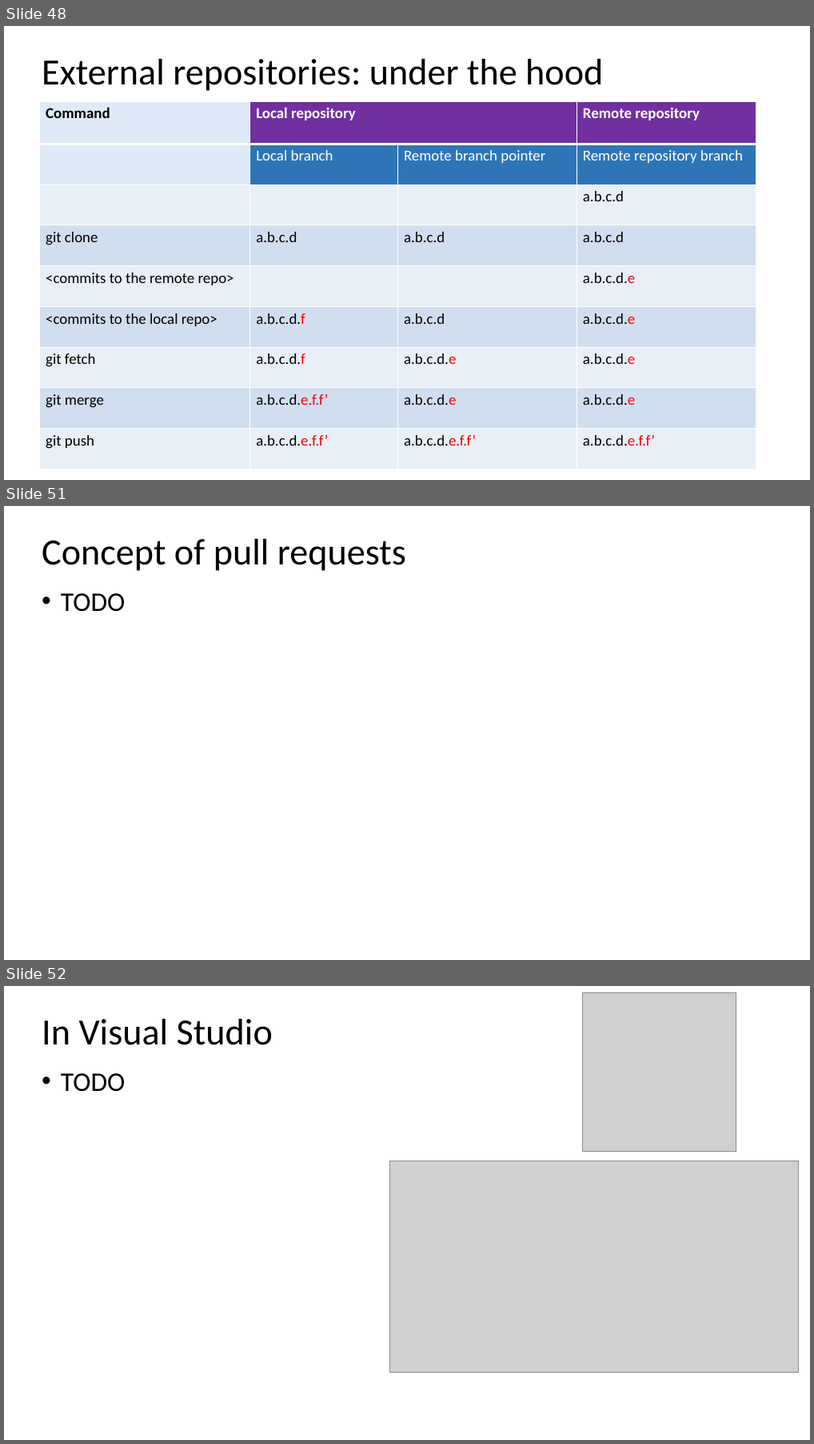
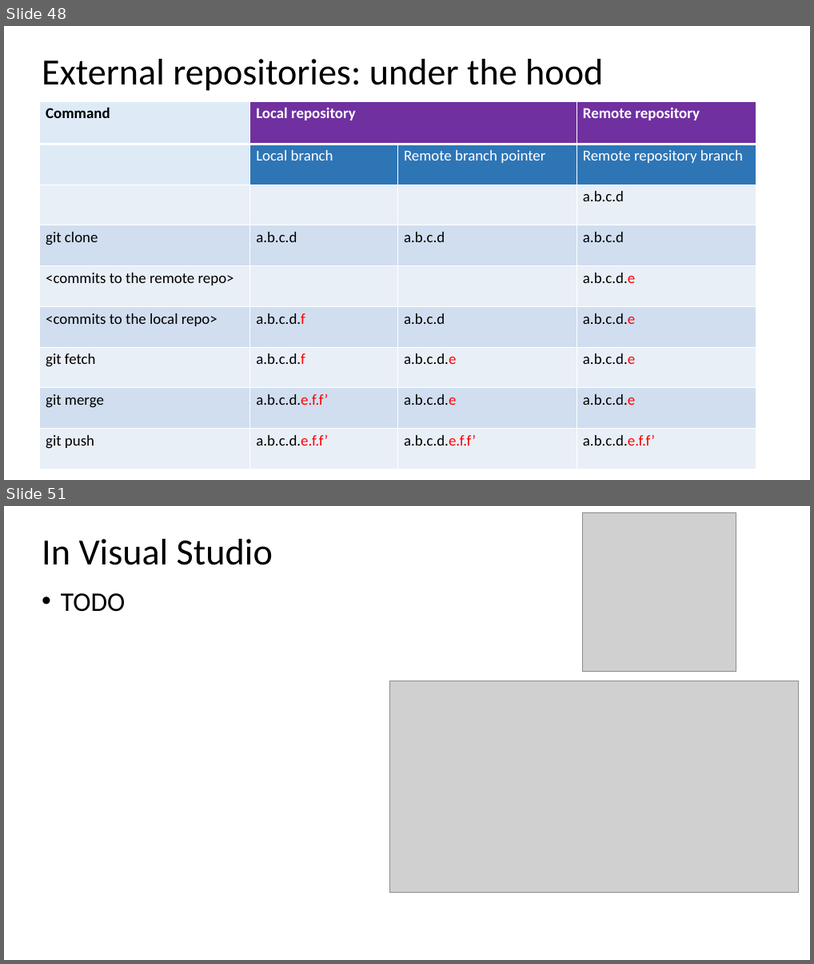
Before and after one commit to ogvolkov/git-101, a slide deck: git101.pptx. Shown one above the other, each under a label of ours: slides 48, 51 and 52 before the commit, slides 48 and 51 after it; the slides between them are not shown. The pictures are 814x1444 and 814x964 pixels, drawn with LibreOffice and Linux fonts; fonts in the diff are those of the drawing; grey boxes stand for pictures. Boxes give left, top, right and bottom in pixels: in the first picture for what was removed or moved away, otherwise in the second. Text is boxed around its words. In the diff, an @@ line names an element or a change of style, - is before the commit and + after.

```diff
--- a/git101.pptx
+++ b/git101.pptx
@@ slide 51 removed at (x1=4, y1=506, x2=810, y2=960), background #FFFFFF @@
@@ text removed at (x1=42, y1=539, x2=406, y2=571) @@
-Concept of pull requests
@@ text removed at (x1=61, y1=593, x2=126, y2=612) @@
-• TODO
@@ line removed from (108, 671) to (110, 787) @@
@@ what was slide 52 is now slide 51 @@
```
Also in this commit, not shown: 5 slides changed, 2 slides added, 2 other slides removed.
